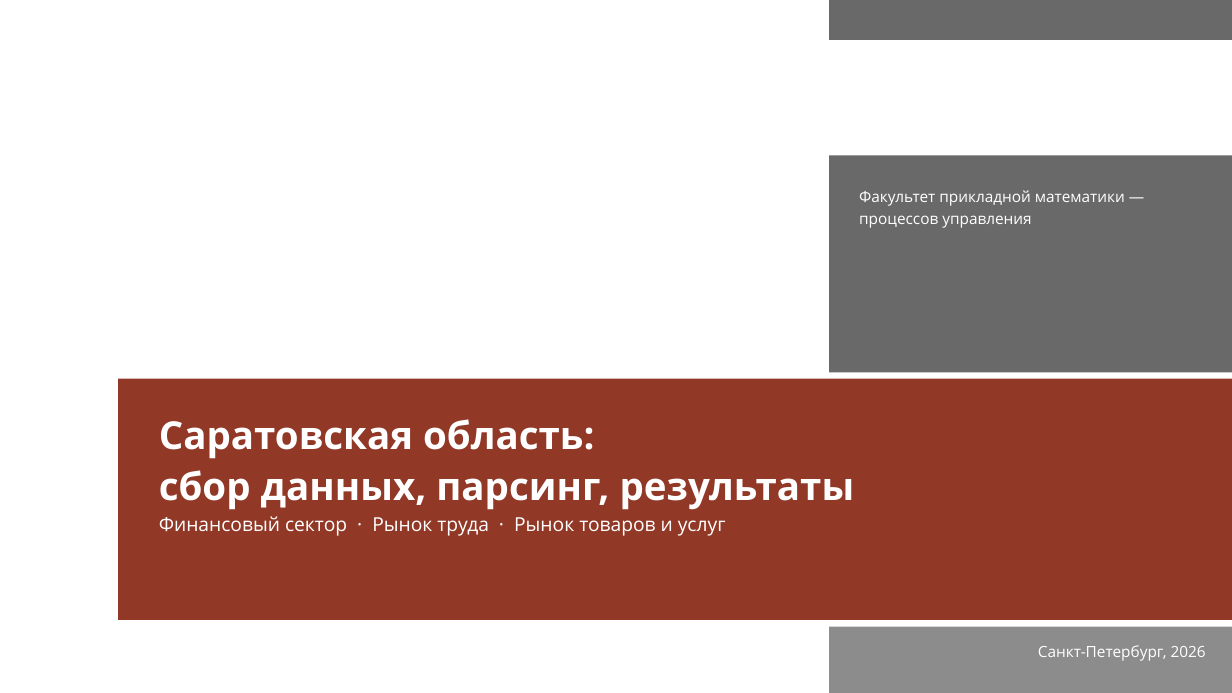
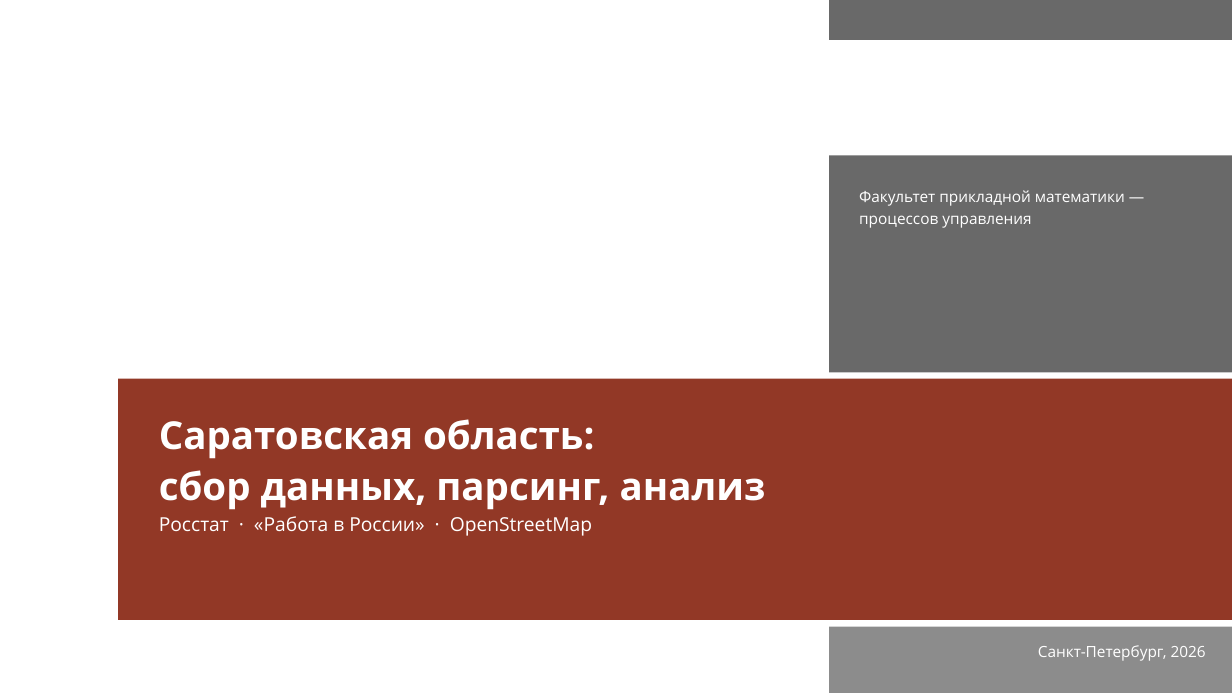
Before and after one commit to Seabas1/Analysis-of-regions, a slide deck: slide 1 of Саратовская_область_презентация_СПбГУ.pptx. Drawn at 1232x693 pixels with LibreOffice and Linux fonts; fonts in the diff are those of the drawing; background and template pictures are left out. Boxes give left, top, right and bottom in pixels: in the first picture for what was removed or moved away, otherwise in the second. Text is boxed around its words. In the diff, an @@ line names an element or a change of style, - is before the commit and + after.

Commit message:
Презентация перестроена: сбор данных -> общий анализ -> сферы
- 6 слайдов про сбор: карта источников, Росстат, вакансии, OSM, геометрия, итог сбора
- 2 слайда общего анализа области (скрипт + цифры, секторы как агрегация)
- по каждому сектору два слайда: как считает скрипт (таблица соответствия
  и фрагмент кода) и результаты
- 16 слайдов вместо 19, числа приведены к данным из скриптов

```diff
--- a/Саратовская_область_презентация_СПбГУ.pptx
+++ b/Саратовская_область_презентация_СПбГУ.pptx
@@ text at bbox=[159, 470, 766, 510]: text changed @@
-сбор данных, парсинг, результаты
+сбор данных, парсинг, анализ
@@ text at bbox=[159, 516, 592, 536]: text changed @@
-Финансовый сектор · Рынок труда · Рынок товаров и услуг
+Росстат · «Работа в России» · OpenStreetMap
```
Also in this commit, not shown: 3 other slides changed, 12 slides added, 15 slides removed, 2 other files.
